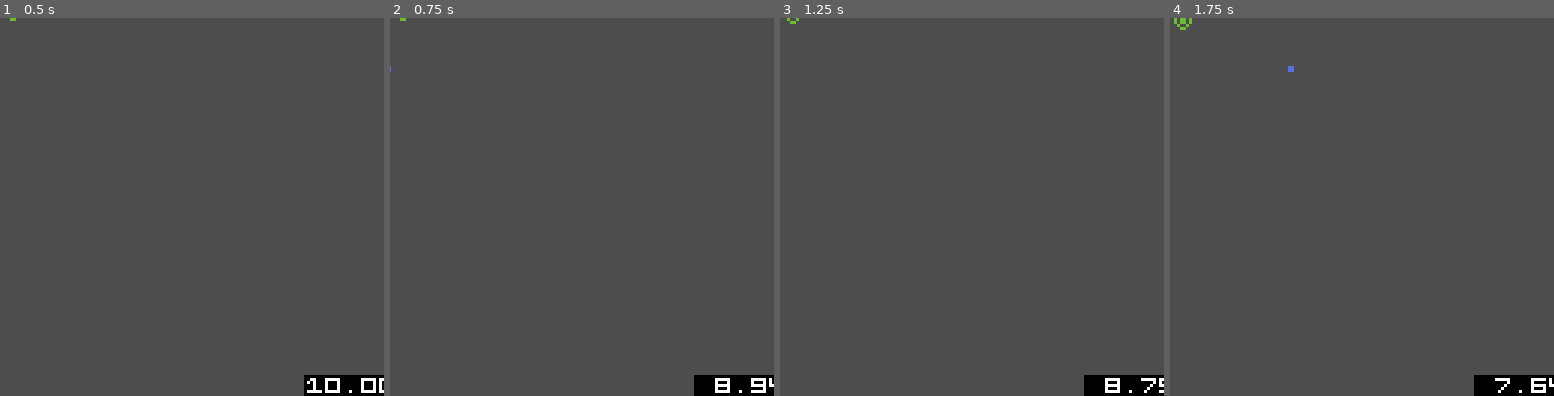
Above: before the commit, frames 1-4 (left to right).
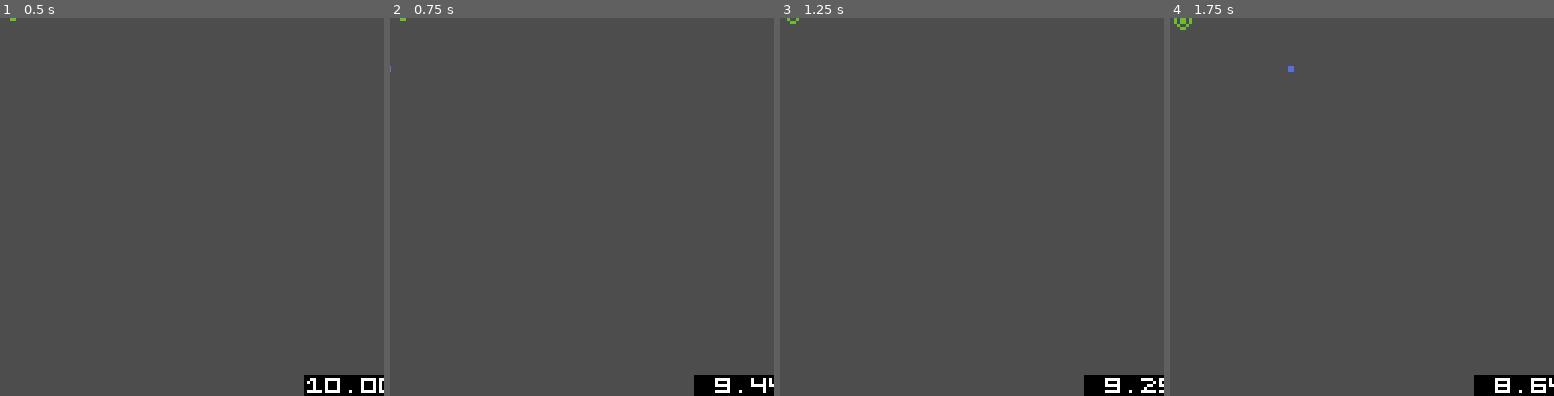
Above: after the commit, the same moments.

Repository: WinterAtne/Space-Pirate-Survival
Game: Godot game, scene res://scenes/levels/level.tscn
The game is run twice, just before and just after one commit, with the same random seed, the same clock (stepped at 60 frames per second) and the same inputs. This scene is started directly instead of the project's main scene.
Inputs (mouse positions are % of the whole screen's width and height, from its top left):
- Up to frame 1 (0.5 s): no input
- Up to frame 2 (0.75 s): tap Enter at 0.5 s; move the mouse to (45, 70) at 0.52 s; hold Space (accelerate) from 0.53 s (still down); click (45, 70) at 0.6 s
- Up to frame 3 (1.25 s): keep holding Space (accelerate)
- Up to frame 4 (1.75 s): keep holding Space (accelerate); move the mouse to (80, 64) at 1.27 s; click (80, 64) at 1.35 s
The pictures show only the part of the screen within x 48-98%, y 50-100%; the shares and areas given below are measured in that part.

Frame 1 is identical in both runs. In frame 2, less than 0.1% of the frame differs, in the area x 84-98%, y 95-100%; in frame 3, less than 0.1%; in frame 4, less than 0.1%, in the area x 84-89%, y 96-100%.

Commit message:
changed the cost of torpedos

Diff:
--- a/scenes/player.gd
+++ b/scenes/player.gd
@@ -2,7 +2,7 @@
 class_name Player
 
 const acceleration : float = 5.0
-const torpedo_cost : float = -1.0
+const torpedo_cost : float = -0.5
 const acceleration_cost : float = -0.005
 
 @onready var energy_label : Label = %HUD/Energy
@@ -10,7 +10,7 @@
 @export var torpedo : PackedScene
 
 @export var max_energy : float = 10
-@onready var current_energy : float = max_energy
+@onready var current_energy : float
 
 signal player_died
 
@@ -22,6 +22,8 @@
 		await get_tree().physics_frame
 
 	set_physics_process(true)
+
+	current_energy = max_energy
 
 
 func _physics_process(delta) -> void:
